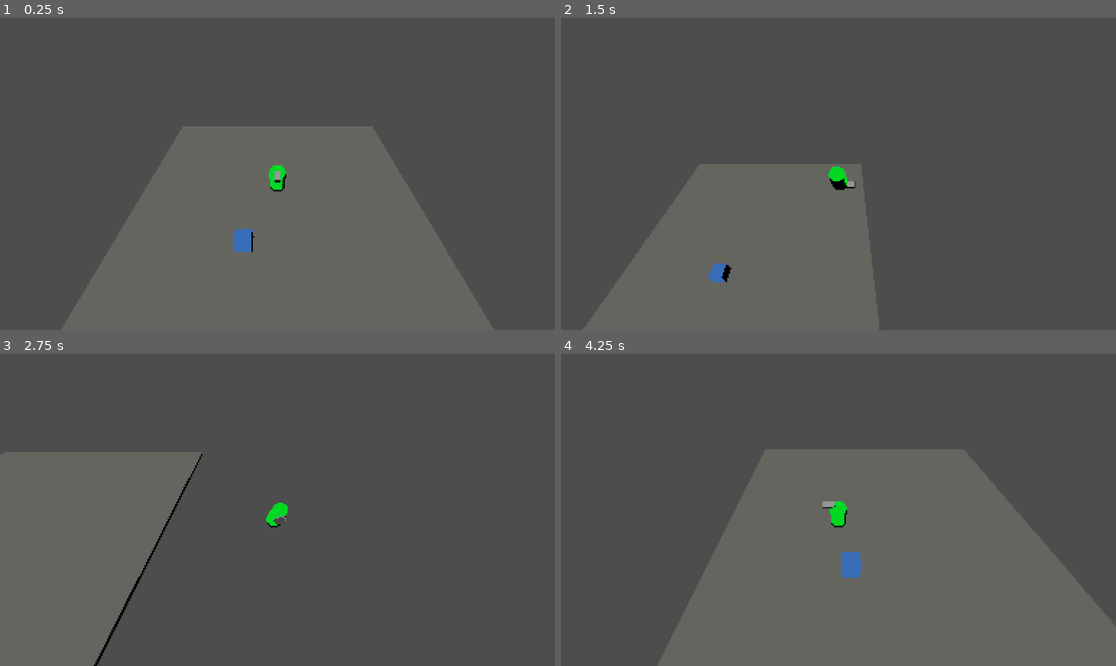
Above: before the commit, frames 1-4 (two rows, left to right).
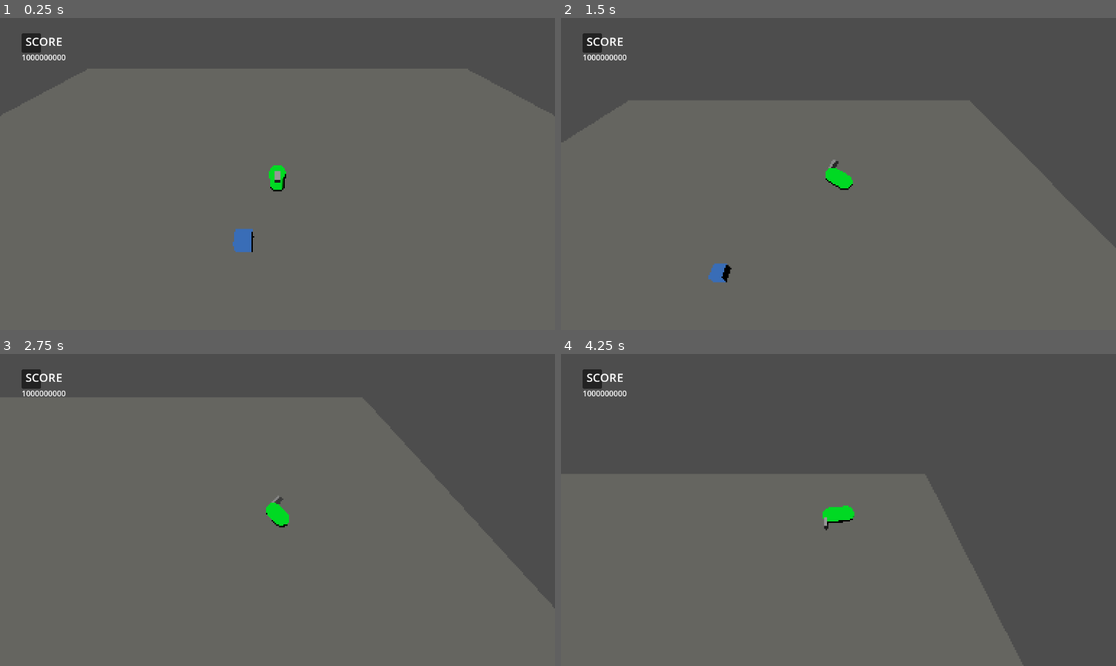
Above: after the commit, the same moments.

Repository: nschwei/PondScum
Game: Godot game, scene res://Scenes/GreyBox.tscn
Two runs of this game, one before a commit and one after it. Both use one fixed random seed, a clock stepped at 60 frames per second and the inputs below.
Inputs (mouse positions are in pixels of both pictures, inside the frame that each line leads up to):
- Up to frame 1 (0.25 s): no input
- Up to frame 2 (1.5 s): move the mouse to (960, 158) at 0.52 s; press the mouse at (960, 158) at 0.53 s; hold D (move_right) 0.53-1.28 s; tap Space (jump) at 0.77 s; move the mouse to (727, 189) at 1.27 s; release the mouse at (727, 189) at 1.28 s; hold S (move_back) from 1.28 s (still down); click (727, 189) at 1.35 s
- Up to frame 3 (2.75 s): tap Space (jump) at 1.52 s; move the mouse to (333, 441) at 2.02 s; release S (move_back) at 2.03 s; press the mouse at (333, 441) at 2.03 s; hold D (move_right) from 2.03 s (still down)
- Up to frame 4 (4.25 s): move the mouse to (810, 572) at 2.77 s; release D (move_right) at 2.78 s; release the mouse at (810, 572) at 2.78 s; hold W (move_forward) 2.78-3.53 s; click (810, 572) at 2.85 s; tap Space (jump) at 3.02, 3.77 s; move the mouse to (1005, 556) at 3.52 s; press the mouse at (1005, 556) at 3.53 s; hold A (move_left) from 3.53 s (still down)

The runs differ from the first frame. In frame 1, 0.4% of the frame differs, in the area x 3-12%, y 4-14%; in frame 2, 0.6%; in frame 3, 0.9%; in frame 4, 0.9%, in the area x 3-55%, y 4-72%.

Commit message:
more fixes to jump and starting ui

Diff:
--- a/Scenes/GreyBox.tscn
+++ b/Scenes/GreyBox.tscn
@@ -38,7 +38,7 @@
 [node name="Level" type="Node3D" parent="PixelView/SubViewport"]
 
 [node name="Floor" type="MeshInstance3D" parent="PixelView/SubViewport/Level"]
-transform = Transform3D(20, 0, 0, 0, 0.2, 0, 0, 0, 20, 0, 0, 0)
+transform = Transform3D(62.6877, 0, 0, 0, 0.2, 0, 0, 0, 54.3399, 0, 0, 0)
 material_override = ExtResource("1_e50fr")
 mesh = SubResource("BoxMesh_hqrv5")
 skeleton = NodePath("../../../..")
@@ -62,3 +62,33 @@
 [node name="MeshInstance3D" type="MeshInstance3D" parent="PixelView/SubViewport"]
 extra_cull_margin = 16384.0
 mesh = SubResource("QuadMesh_dpoee")
+
+[node name="CanvasLayer" type="CanvasLayer" parent="."]
+
+[node name="PanelContainer" type="PanelContainer" parent="CanvasLayer"]
+offset_left = 45.0
+offset_top = 32.0
+offset_right = 85.0
+offset_bottom = 72.0
+
+[node name="TotalScorePanel" type="Panel" parent="CanvasLayer/PanelContainer"]
+layout_mode = 2
+
+[node name="VBoxContainer" type="VBoxContainer" parent="CanvasLayer/PanelContainer/TotalScorePanel"]
+layout_mode = 0
+offset_right = 40.0
+offset_bottom = 40.0
+
+[node name="ScoreTitle" type="Label" parent="CanvasLayer/PanelContainer/TotalScorePanel/VBoxContainer"]
+layout_mode = 2
+theme_override_font_sizes/font_size = 24
+text = "SCORE
+"
+horizontal_alignment = 1
+vertical_alignment = 1
+
+[node name="TotalScore" type="Label" parent="CanvasLayer/PanelContainer/TotalScorePanel/VBoxContainer"]
+layout_mode = 2
+text = "1000000000"
+horizontal_alignment = 1
+vertical_alignment = 1
--- a/Scripts/player.gd
+++ b/Scripts/player.gd
@@ -101,13 +101,12 @@
 		var input_dir = Vector2(input.x, input.z).normalized()
 		#char_facing = Vector2(model.transform.basis.z.x, model.transform.basis.z.z).normalized()
 		var rot_mod = input_dir.dot(char_facing)
-		print(char_facing)
 		#if rot_mod >= 0:
 		#	rot_mod = 1
 		#else:
 		#	rot_mod = -1
 		# input for spin directions
-		if Input.is_action_pressed("move_forward") or Input.is_action_pressed("move_back"):
+		if Input.is_action_pressed("move_forward") or Input.is_action_pressed("move_back") or Input.is_action_pressed("move_left") or Input.is_action_pressed("move_right"):
 			model.rotate_object_local(Vector3(1,0,0), turn_speed*delta*rot_mod)
 			rot_track_x += (turn_speed*delta*rot_mod)
 		if Input.is_action_pressed("side_flip"):
@@ -157,7 +156,7 @@
 
 	# multiply score if upright
 	var xy_rot = Vector2(model.rotation.x, model.rotation.z)
-	print(xy_rot.length())
+	#print(xy_rot.length())
 	if xy_rot.length() < 0.6:
 		print("landed upright")
 		trick_points *= 2
